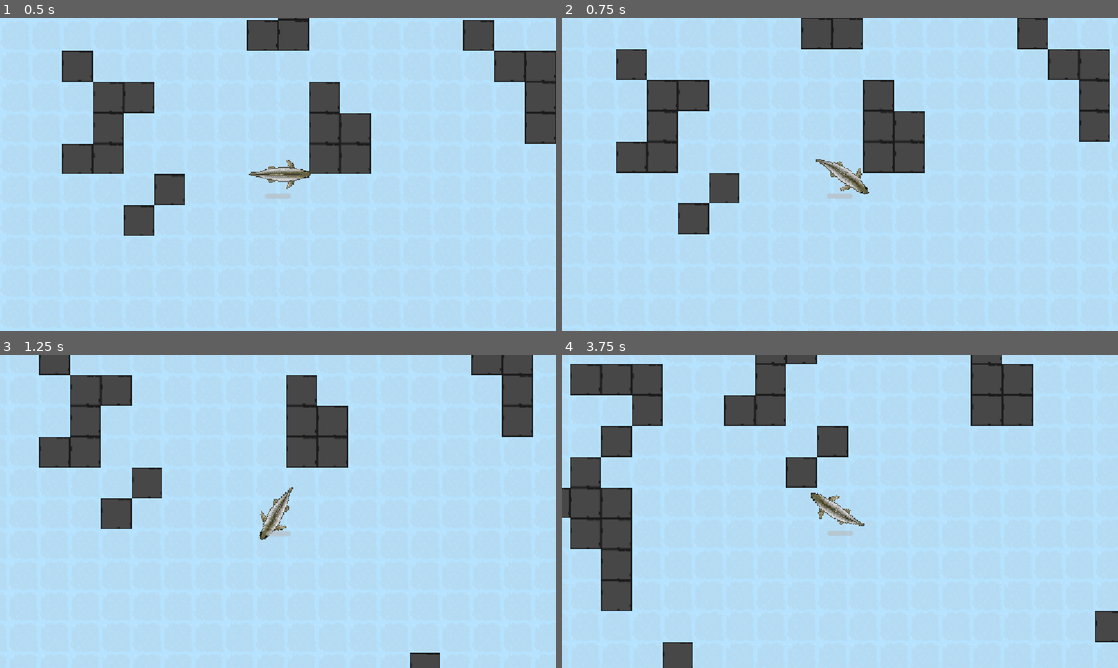
Above: before the commit, frames 1-4 (two rows, left to right).
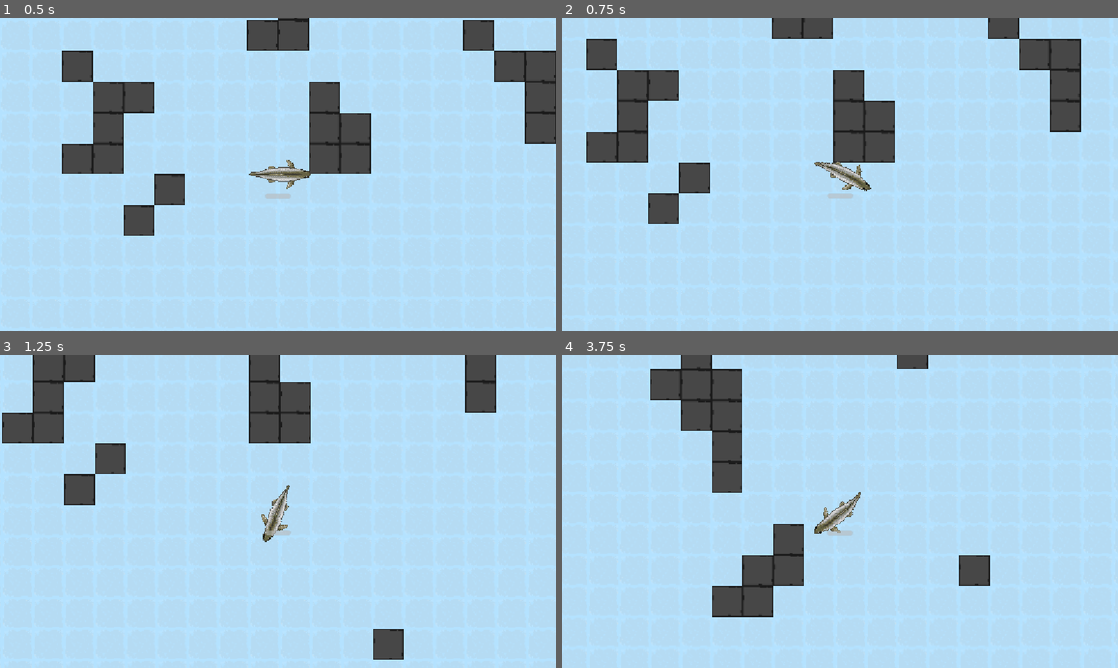
Above: after the commit, the same moments.

Repository: vincentchen18/Pelagico
Game: Godot game, scene res://ocean.tscn
Same seed, same stepped clock (60 frames per second), same inputs: the game is played once before the commit and once after it.
Inputs (mouse positions are in pixels of both pictures, inside the frame that each line leads up to):
- Up to frame 1 (0.5 s): no input
- Up to frame 2 (0.75 s): tap Enter at 0.5 s; move the mouse to (962, 158) at 0.52 s; hold Right (right) from 0.53 s (still down); tap F (dash, bound only after the commit) at 0.6 s; click (962, 158) at 0.67 s
- Up to frame 3 (1.25 s): keep holding Right (right)
- Up to frame 4 (3.75 s): release Right (right) at 1.25 s; drag from (728, 527) to (812, 574) at 1.27 s; move the mouse to (895, 442) at 2.02 s; hold Right (right) 2.03-2.75 s; hold Shift 2.03-2.75 s; tap F (dash, bound only after the commit) at 2.3, 3.6 s; drag from (812, 574) to (673, 464) at 2.77 s; move the mouse to (1006, 558) at 3.52 s; hold Left (left) from 3.53 s (still down)

Frame 1 is identical in both runs. In frame 2, 16% of the frame differs, in the area x 4-99%, y 0-70%; in frame 3, 14%; in frame 4, 20%, in the area x 0-100%, y 0-100%.

Commit message:
add f to dash and backwards movement (slow)

Diff:
--- a/Scripts/player.gd
+++ b/Scripts/player.gd
@@ -1,6 +1,13 @@
 extends CharacterBody2D
 
+var dashing := false
+var dash_timer := 0.0
+var cooldown_timer := 0.0
+var dash_dir := Vector2.RIGHT
 @export var speed := 235
+@export var dash_speed := speed*2
+@export var dash_time := 0.03
+@export var dash_cooldown := 1.5
 @export var acceleration := 4.0
 @export var drag := 2.0
 @export var turn_speed := 3.0   # radians/sec when turning
@@ -15,6 +22,21 @@
 func _ready() -> void:
 	staminabar.position = Vector2(-13, -25)
 func _physics_process(delta):
+	cooldown_timer = max(cooldown_timer - delta, 0.0)
+
+	if dashing:
+		dash_timer -= delta
+		velocity = dash_dir * dash_speed
+		move_and_slide()
+		if dash_timer <= 0.0:
+			dashing = false
+		return
+
+	if Input.is_action_just_pressed("dash") and cooldown_timer <= 0.0:
+		dashing = true
+		dash_timer = dash_time
+		cooldown_timer = dash_cooldown
+		dash_dir = Vector2.RIGHT.rotated(rotation)
 	var boosting: bool = false
 	# turning
 	#added forward momentum when rotation for realism
@@ -24,7 +46,11 @@
 	var rotforwardspeed = speed * 0.8
 	var forward = Vector2.RIGHT.rotated(rotation)
 	# fwd/bkwd
-	var thrust = max(Input.get_axis("backward", "forward"), 0.0)
+	var thrust = 0
+	if Input.is_action_pressed("forward"):
+		thrust += 1.0
+	elif Input.is_action_pressed("backward"):
+		thrust -= 0.2
 	if thrust != 0:
 		animtimer = 0.15
 		if Input.is_key_pressed(KEY_SHIFT) and stamina > 0:
--- a/enemys/crab.tscn
+++ b/enemys/crab.tscn
@@ -23,7 +23,7 @@
 script = ExtResource("1_wad7g")
 
 [node name="AnimatedSprite2D" type="AnimatedSprite2D" parent="." unique_id=1827616383]
-scale = Vector2(0.06, 0.06)
+scale = Vector2(0.04, 0.04)
 sprite_frames = SubResource("SpriteFrames_br8fx")
 
 [node name="CollisionShape2D" type="CollisionShape2D" parent="." unique_id=1405066182]
--- a/project.godot
+++ b/project.godot
@@ -50,6 +50,11 @@
 , Object(InputEventKey,"resource_local_to_scene":false,"resource_name":"","device":-1,"window_id":0,"alt_pressed":false …(183 unchanged characters)…
 ]
 }
+dash={
+"deadzone": 0.2,
+"events": [Object(InputEventKey,"resource_local_to_scene":false,"resource_name":"","device":-1,"window_id":0,"alt_pressed":false,"shift_pressed":false,"ctrl_pressed":false,"meta_pressed":false,"pressed":false,"keycode":0,"physical_keycode":70,"key_label":0,"unicode":102,"location":0,"echo":false,"script":null)
+]
+}
 
 [physics]
 
